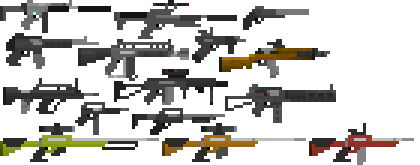
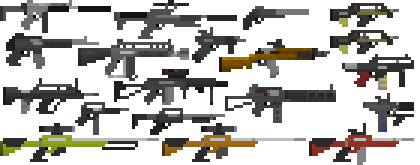
Revision of a layered 420 x 165 image; what changed, layer by layer:
added group "Solaris Inc." with 5 layers above "Yava 6" over [330, 3, 414, 132]
added group "SMG Para 37" with 2 layers in group "Solaris Inc." over [330, 3, 399, 54]
added layer "1" in group "SMG Para 37" over [330, 30, 399, 54]
added layer "2" in group "SMG Para 37" over [330, 3, 399, 27]
added layer "Butcher" in group "Solaris Inc." over [342, 54, 414, 90]
added layer "Слой 1" in group "Solaris Inc." over [363, 93, 414, 132]
